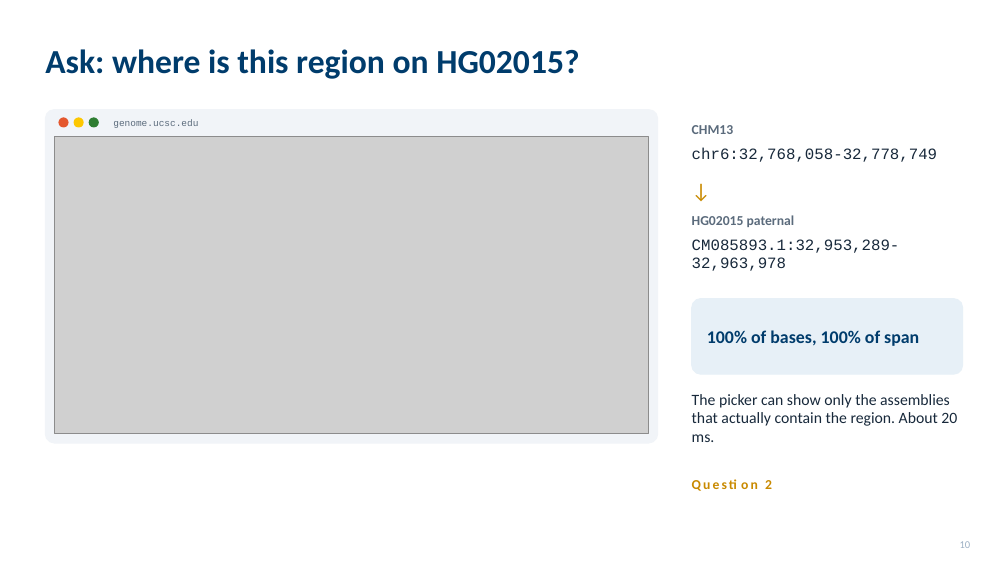
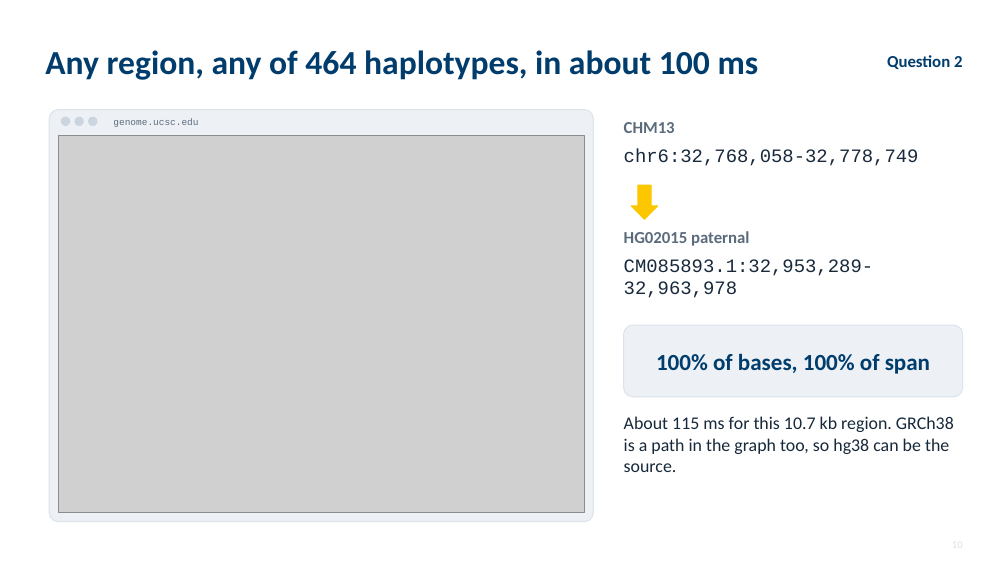
Before and after one commit to parsaeskandar/hprc_2026_poster, a slide deck: slide 10 of talk/HPRC2026_talk.pptx. Drawn at 1008x567 pixels with LibreOffice and Linux fonts; fonts in the diff are those of the drawing; grey boxes stand for pictures. Boxes give left, top, right and bottom in pixels: in the first picture for what was removed or moved away, otherwise in the second. Text is boxed around its words. In the diff, an @@ line names an element or a change of style, - is before the commit and + after.

```diff
--- a/talk/HPRC2026_talk.pptx
+++ b/talk/HPRC2026_talk.pptx
@@ text at (45,50,759,80): text changed @@
-Ask: where is this region on HG02015?
+Any region, any of 464 haplotypes, in about 100 ms
@@ text "Question 2": place and size @@
-text "Question 2" at (765,480,772,489)
+text "Question 2" at (887,55,962,69)
@@ text "Question 2" at (887,55,962,69): size 13 to 16 pt, text colour #C98A00 to #003C6C, letter spacing 2 to 0 pt; alignment left to right; vertical alignment top to middle @@
@@ rounded rectangle: place and size @@
-rounded rectangle at (45,110,658,443)
+rounded rectangle at (49,110,594,522)
@@ rounded rectangle at (49,110,594,522): fill #F1F4F8 to #EDF1F6; outline #F1F4F8 1 pt to #DCE3EB 1 pt; proportions changed @@
@@ ellipse: place and size @@
-ellipse at (74,118,83,127)
+ellipse at (61,117,70,126)
@@ ellipse at (61,117,70,126): fill #FDC700 to #CBD5E0; outline #FDC700 1 pt to #CBD5E0 1 pt @@
@@ ellipse: place and size @@
-ellipse at (89,118,98,127)
+ellipse at (75,117,83,126)
@@ ellipse at (75,117,83,126): fill #2E7D32 to #CBD5E0; outline #2E7D32 1 pt to #CBD5E0 1 pt @@
@@ ellipse: place and size @@
-ellipse at (59,118,68,127)
+ellipse at (88,117,97,126)
@@ ellipse at (88,117,97,126): fill #E4572E to #CBD5E0; outline #E4572E 1 pt to #CBD5E0 1 pt @@
@@ text "CHM13": place and size @@
-text "CHM13" at (692,125,733,134)
+text "CHM13" at (624,122,675,133)
@@ text "CHM13" at (624,122,675,133): size 13 to 16 pt @@
@@ picture: place and size @@
-picture at (54,137,649,434)
+picture at (58,135,585,513)
@@ text "chr6:32,768,058-32,778,749": place and size @@
-text "chr6:32,768,058-32,778,749" at (692,147,937,162)
+text "chr6:32,768,058-32,778,749" at (624,149,919,166)
@@ text "chr6:32,768,058-32,778,749" at (624,149,919,166): size 15 to 18 pt @@
@@ text removed at (692,178,963,208) @@
-↓
@@ down arrow added at (631,185,658,219), fill #FDC700, outline #FDC700 1 pt @@
@@ text "HG02015 paternal" at (624,231,749,246): size 13 to 16 pt @@
@@ text "HG02015 paternal": place and size @@
-text "HG02015 paternal" at (692,215,795,227)
+text "HG02015 paternal" at (624,231,749,246)
@@ text "CM085893.1:32,953,289-32,963,978" at (624,259,873,298): size 15 to 18 pt @@
@@ text "CM085893.1:32,953,289-32,963,978": place and size @@
-text "CM085893.1:32,953,289-32,963,978" at (692,239,900,271)
+text "CM085893.1:32,953,289-32,963,978" at (624,259,873,298)
@@ text "100% of bases, 100% of ...": place and size @@
-text "100% of bases, 100% of ..." at (707,330,919,346)
+text "100% of bases, 100% of ..." at (656,353,930,374)
@@ text "100% of bases, 100% of ..." at (656,353,930,374): size 17 to 22 pt; alignment left to centre @@
@@ rounded rectangle: place and size @@
-rounded rectangle at (692,299,963,374)
+rounded rectangle at (624,325,963,397)
@@ rounded rectangle at (624,325,963,397): fill #E7F0F7 to #EDF1F6; outline #E7F0F7 1 pt to #DCE3EB 1 pt; proportions changed @@
@@ text added at (624,416,954,472), 17 pt, text #18293B @@
+About 115 ms for this 10.7 kb region. GRCh38 is a path in the graph too, so hg38 can be the source.
@@ text removed at (692,394,957,442) @@
-The picker can show only the assemblies that actually contain the region. About 20 ms.
@@ text removed at (960,541,971,548) @@
-10
```
Also in this commit, not shown: 12 other slides changed, 8 slides added, 7 slides removed, 14 other files.
